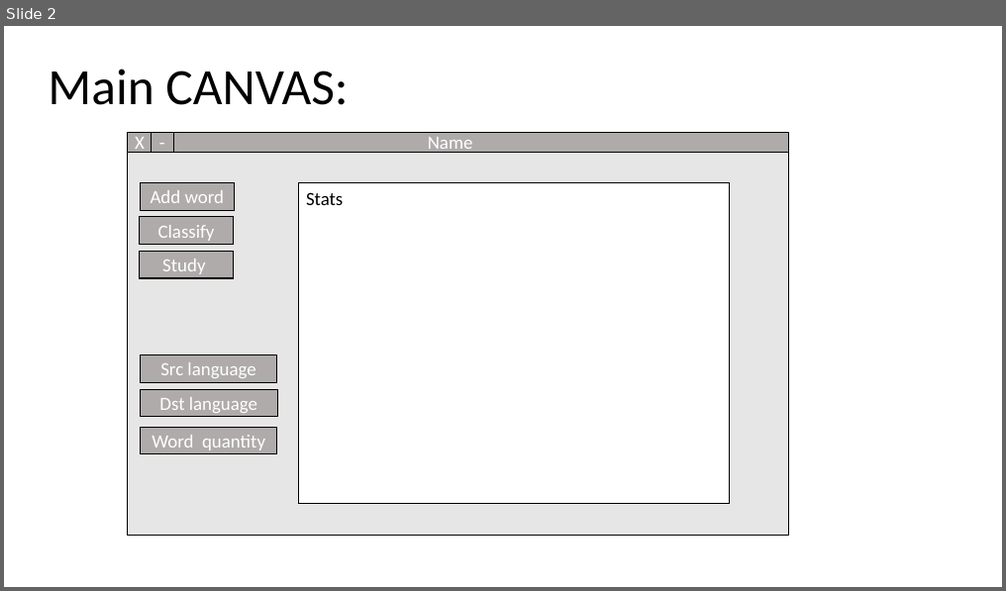
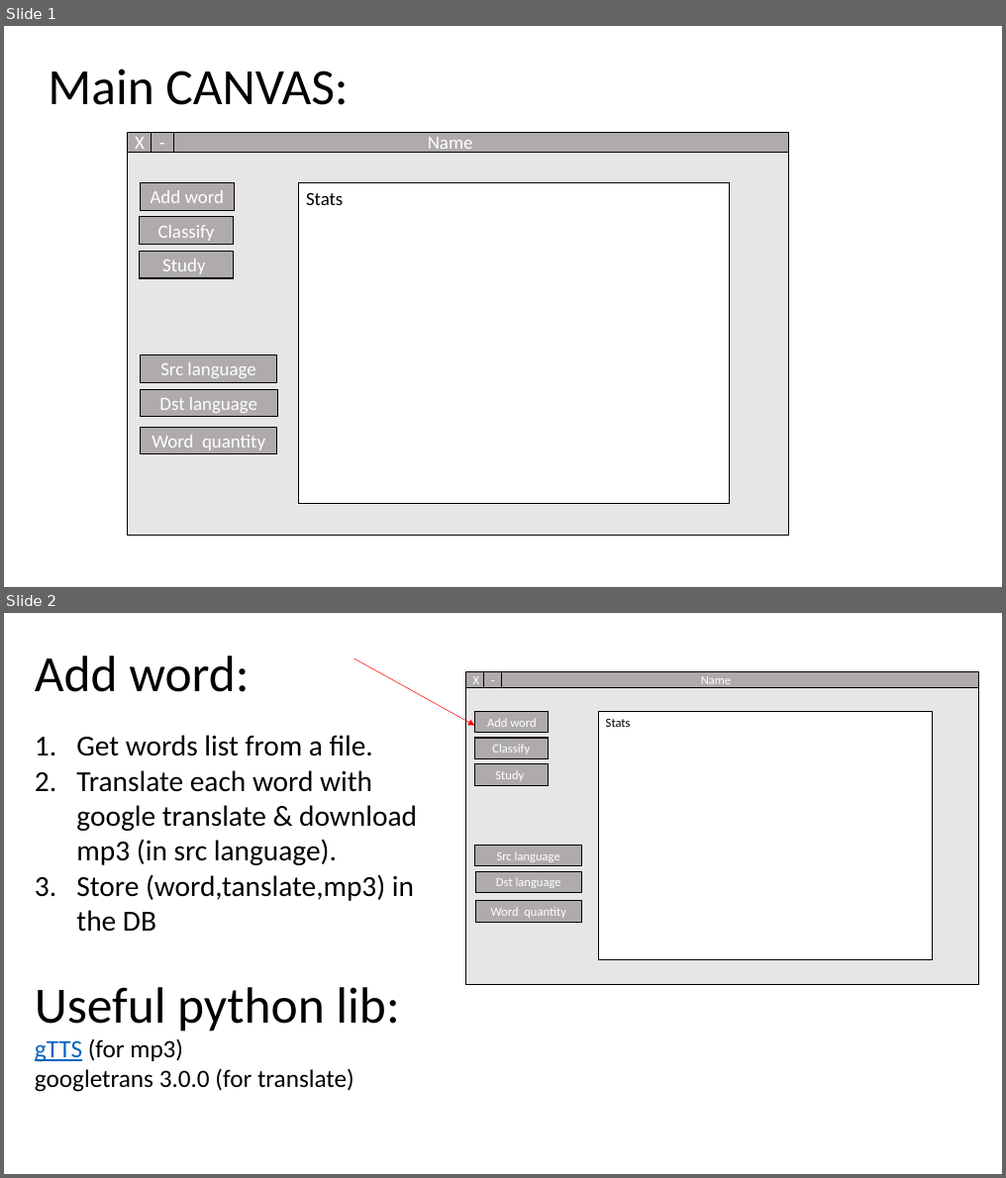
Before and after one commit to avivpaskaro/master_vocabulary, a slide deck: Project scheme.pptx. Shown one above the other, each under a label of ours: slide 2 before the commit, slides 1 and 2 after it. The pictures are 1006x591 and 1006x1178 pixels, drawn with LibreOffice and Linux fonts; fonts in the diff are those of the drawing. Boxes give left, top, right and bottom in pixels: in the first picture for what was removed or moved away, otherwise in the second. Text is boxed around its words. In the diff, an @@ line names an element or a change of style, - is before the commit and + after.

```diff
--- a/Project scheme.pptx
+++ b/Project scheme.pptx
@@ slide 2 added at (x1=4, y1=613, x2=1002, y2=1174), background #FFFFFF @@
@@ text added at (x1=35, y1=656, x2=417, y2=1092), 28 pt, text #000000 @@
+Add word:
+1. Get words list from a file.
+2. Translate each word with google translate & download mp3 (in src language).
+3. Store (word,tanslate,mp3) in the DB
+Useful python lib:
+gTTS (for mp3)
+googletrans 3.0.0 (for translate)
@@ group added at (x1=354, y1=659, x2=979, y2=985): 12 rectangles, 1 arrow @@
+X
+-
+Name
+Classify
+Study
+Stats
+Add word
+Src language
+Dst language
+Word quantity
@@ what was slide 2 is now slide 1 @@
```
Also in this commit, not shown: 3 slides changed, 4 slides removed.
